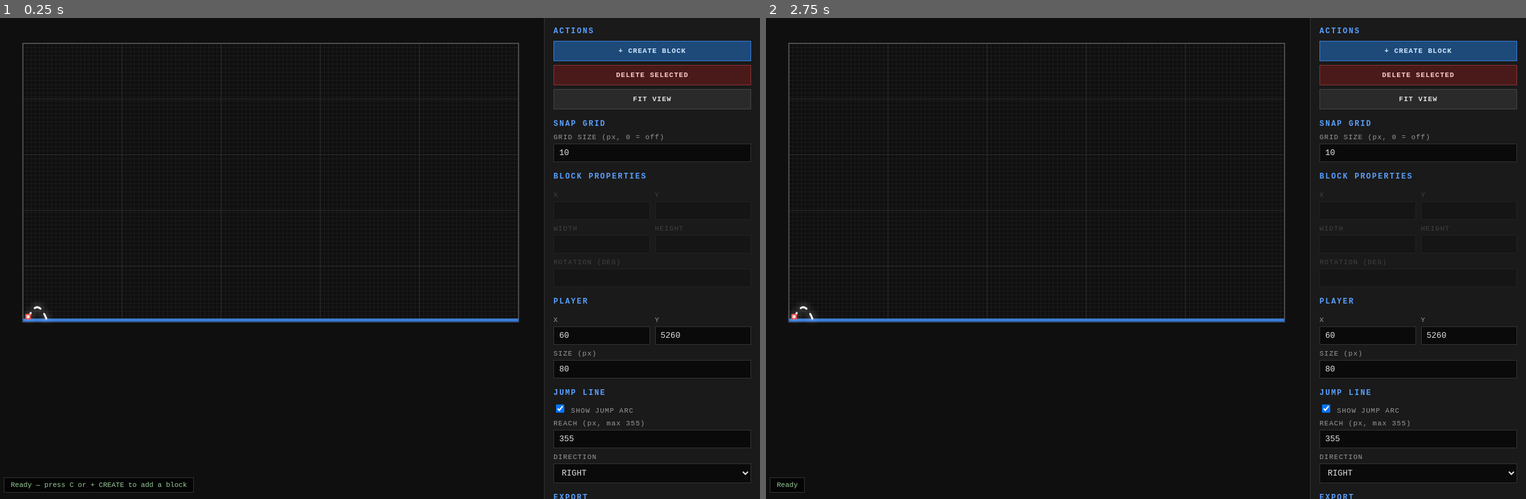
Above: before the commit, frames 1-2 (left to right).
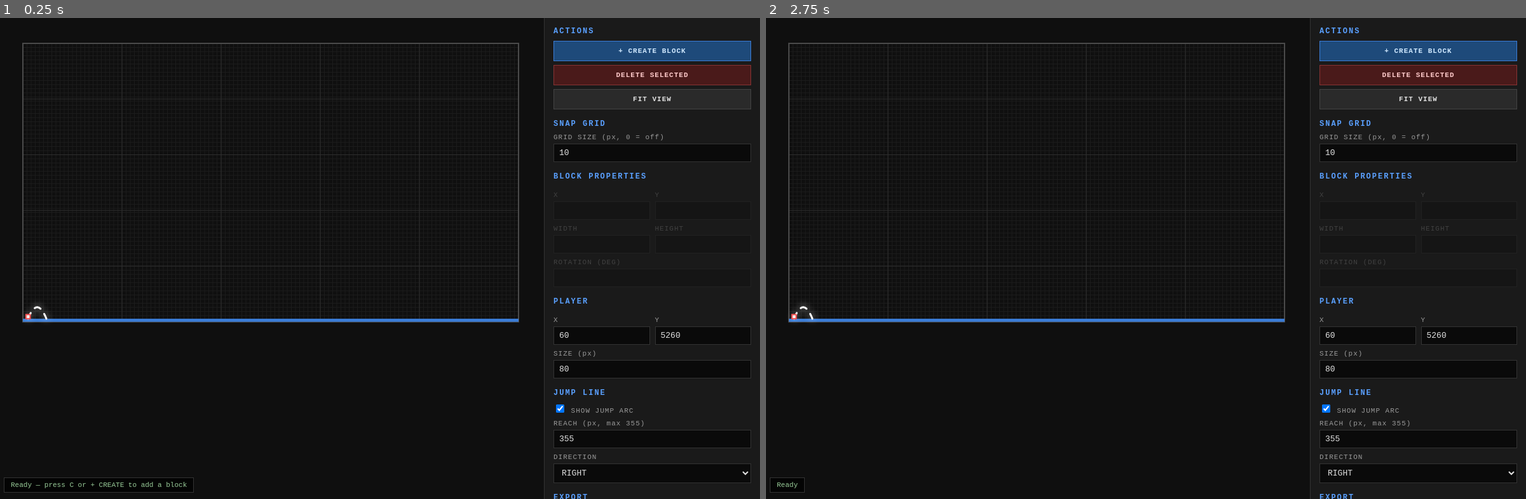
Above: after the commit, the same moments.

Repository: oleg-ryzhov/game-off-2026-shift
Game: browser game, page level-editor.html
Same seed, same stepped clock (60 frames per second), same inputs: the game is played once before the commit and once after it.
Inputs (mouse positions are in pixels of both pictures, inside the frame that each line leads up to):
- Up to frame 1 (0.25 s): no input
- Up to frame 2 (2.75 s): click (1039, 258) at 0.27 s; hold Right 1.03-1.53 s; tap Space every 0.5 s from 1.1 to 2.6 s; hold Down 1.58-1.85 s; hold Left 1.9-2.47 s; tap Escape at 2.52 s; hold Up from 2.52 s (still down)

The runs differ from the first frame. In frame 1, 0.2% of the frame differs, in the area x 2-69%, y 62-64%; in frame 2, 0.2%.

Commit message:
Update rectangle drawing in level editor
Refactor rectangle drawing logic to stroke only when selected.

Diff:
--- a/level-editor.html
+++ b/level-editor.html
@@ -433,14 +433,10 @@
   ctx.fillStyle = isSelected ? '#5aa0ff' : '#3b7dd8';
   ctx.fillRect(-w / 2, -h / 2, w, h);
 
-  ctx.strokeStyle = isSelected ? '#fff' : '#1a4a8a';
-  ctx.lineWidth = isSelected ? 2 : 1;
-  ctx.strokeRect(-w / 2, -h / 2, w, h);
-
-  if (w > 4 && h > 4) {
-    ctx.fillStyle = 'rgba(140,200,255,0.5)';
-    const th = Math.min(8 * cam.zoom, h * 0.15);
-    if (th > 0.5) ctx.fillRect(-w / 2, -h / 2, w, th);
+  if (isSelected) {
+    ctx.strokeStyle = '#fff';
+    ctx.lineWidth = 2;
+    ctx.strokeRect(-w / 2, -h / 2, w, h);
   }
 
   ctx.restore();
